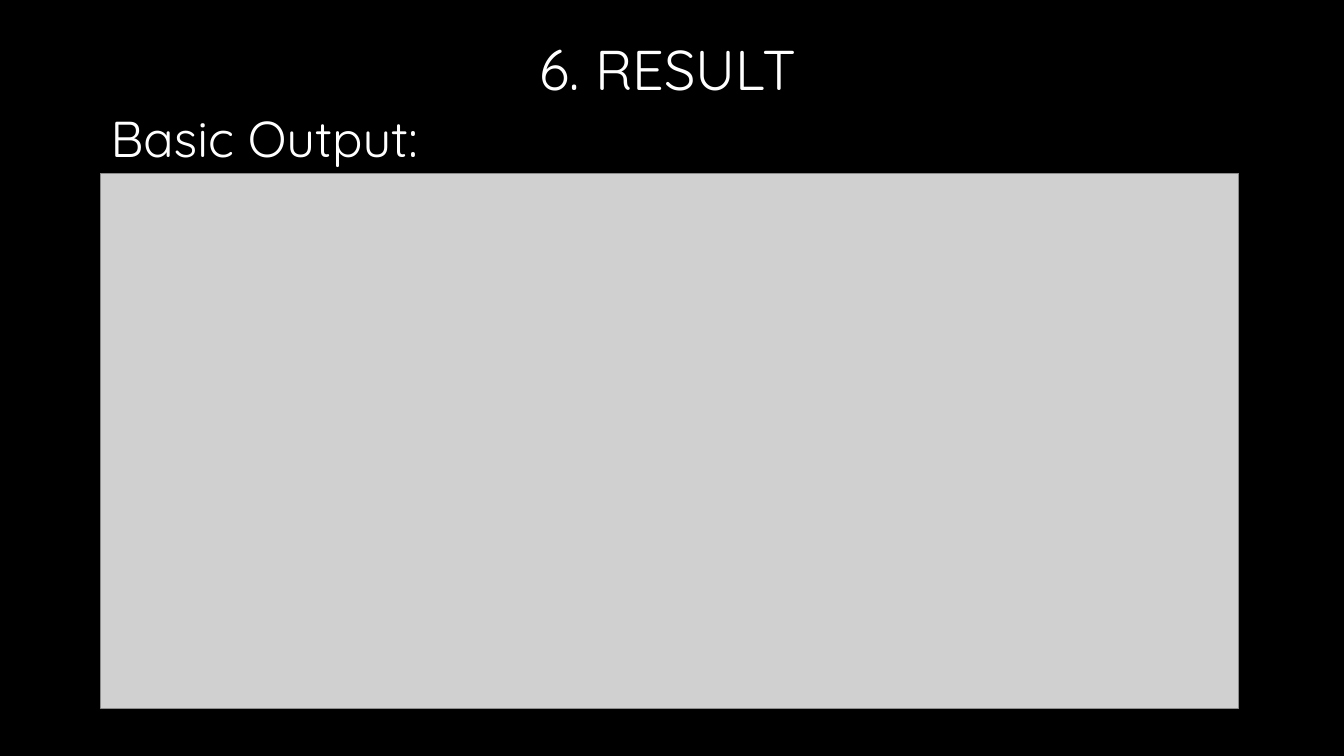
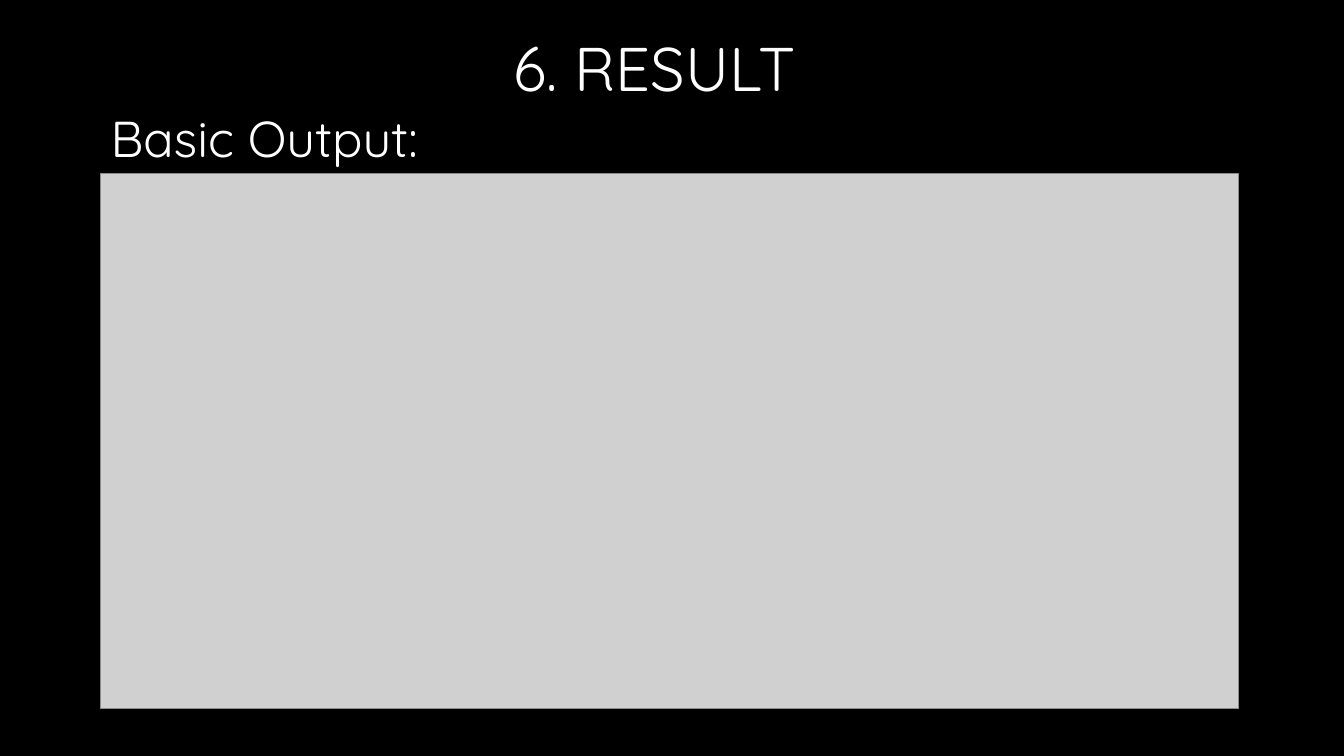
Before and after one commit to Rohith-Innamuri/OilSpill-Game, a slide deck: slide 11 of Project ppt.pptx. Drawn at 1344x756 pixels with LibreOffice and Linux fonts; fonts in the diff are those of the drawing; grey boxes stand for pictures; background and template pictures are left out. Boxes give left, top, right and bottom in pixels: in the first picture for what was removed or moved away, otherwise in the second. Text is boxed around its words. In the diff, an @@ line names an element or a change of style, - is before the commit and + after.

```diff
--- a/Project ppt.pptx
+++ b/Project ppt.pptx
@@ title "6. RESULT" at [513,46,796,92]: size 40 to 44 pt @@
```
Also in this commit, not shown: 3 other slides changed, 5 other files.
